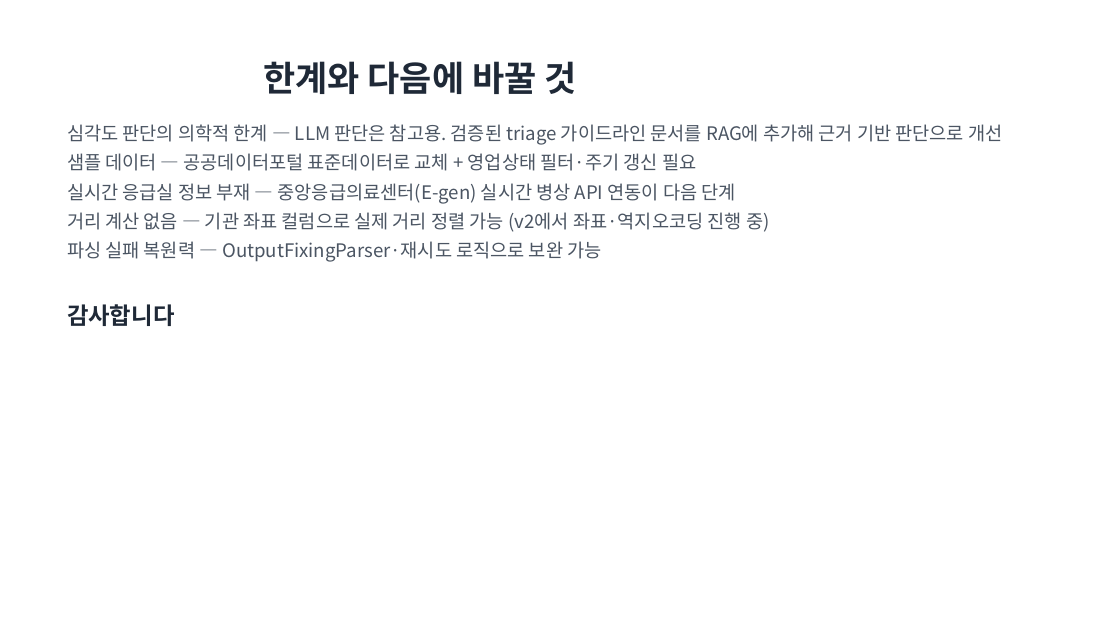
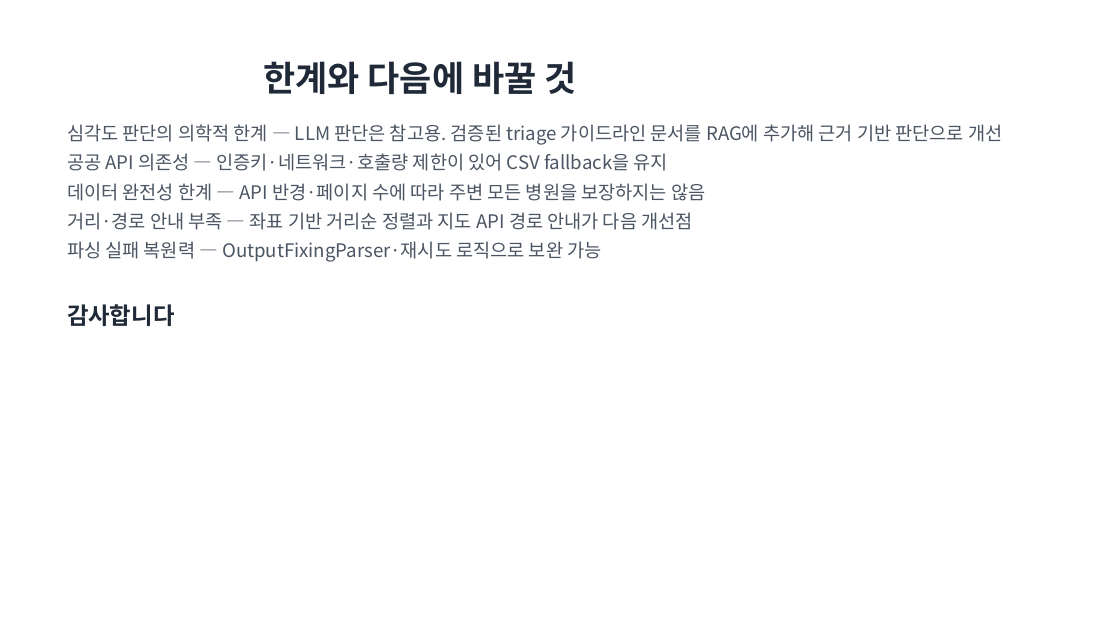
Before and after one commit to pigpgw/skala-langchain, a slide deck: slide 8 of 광주_3반_박건우_지역병원길잡이_발표.pptx. Drawn at 1120x630 pixels with LibreOffice and Linux fonts; fonts in the diff are those of the drawing. Boxes give left, top, right and bottom in pixels: in the first picture for what was removed or moved away, otherwise in the second. Text is boxed around its words. In the diff, an @@ line names an element or a change of style, - is before the commit and + after.

```diff
--- a/광주_3반_박건우_지역병원길잡이_발표.pptx
+++ b/광주_3반_박건우_지역병원길잡이_발표.pptx
@@ text at bbox=[67, 153, 705, 230]: text changed @@
-샘플 데이터 — 공공데이터포털 표준데이터로 교체 + 영업상태 필터·주기 갱신 필요
-실시간 응급실 정보 부재 — 중앙응급의료센터(E-gen) 실시간 병상 API 연동이 다음 단계
-거리 계산 없음 — 기관 좌표 컬럼으로 실제 거리 정렬 가능 (v2에서 좌표·역지오코딩 진행 중)
+공공 API 의존성 — 인증키·네트워크·호출량 제한이 있어 CSV fallback을 유지
+데이터 완전성 한계 — API 반경·페이지 수에 따라 주변 모든 병원을 보장하지는 않음
+거리·경로 안내 부족 — 좌표 기반 거리순 정렬과 지도 API 경로 안내가 다음 개선점
```
Also in this commit, not shown: 12 other files.
